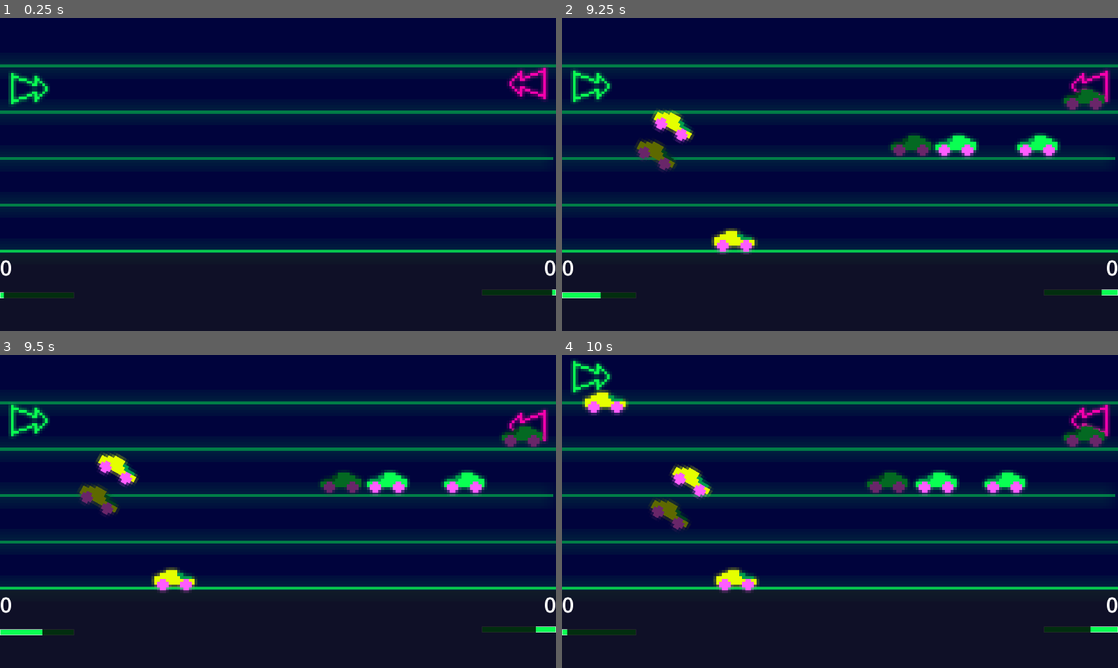
Above: before the commit, frames 1-4 (two rows, left to right).
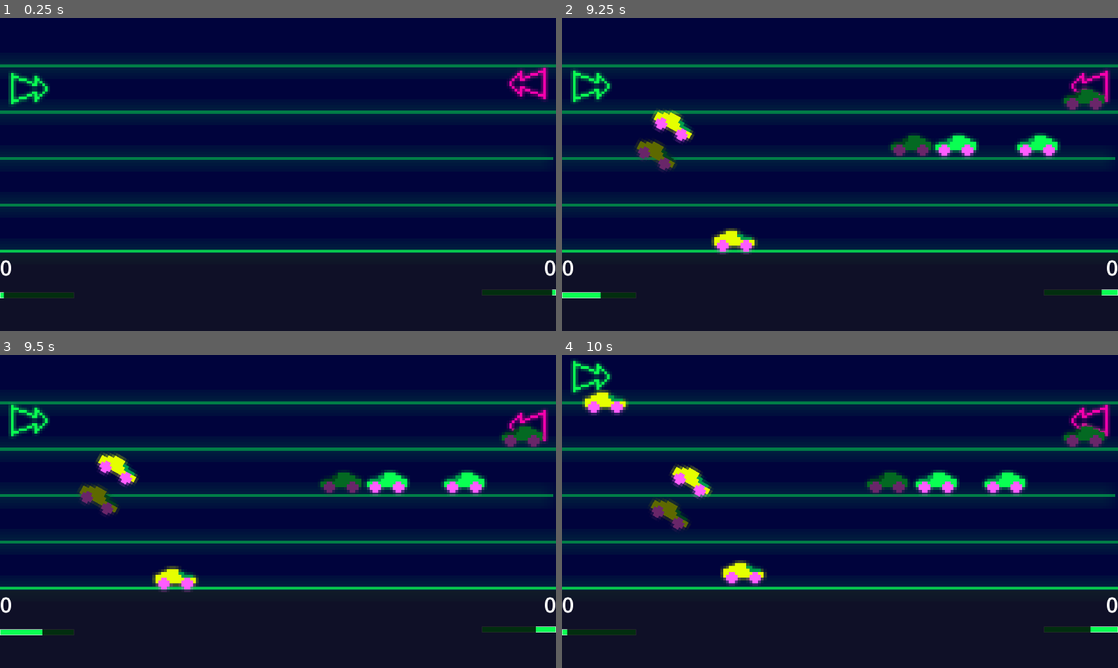
Above: after the commit, the same moments.

Repository: Neppord/battery-pact
Game: Godot game, scene res://main.tscn
Same seed, same stepped clock (60 frames per second), same inputs: the game is played once before the commit and once after it.
Inputs:
- Up to frame 1 (0.25 s): no input
- Up to frame 2 (9.25 s): tap Enter (player_2_spawn) at 0.5, 2.1, 5.1, 8.1 s; hold W (player_1_up) 0.53-1.28 s; tap Space (player_1_spawn) at 0.6, 3.6, 6.6 s; hold S (player_1_down) 1.28-2.03 s; tap Down (player_2_down) at 1.35, 4.35, 7.35 s; hold W (player_1_up) 2.03-3.53 s; tap Up (player_2_up) at 2.85, 5.85, 8.85 s; hold S (player_1_down) 3.53-5.78 s; hold W (player_1_up) 5.78-8.03 s; hold S (player_1_down) from 8.03 s (still down)
- Up to frame 3 (9.5 s): keep holding S (player_1_down)
- Up to frame 4 (10 s): release S (player_1_down) at 9.53 s; hold W (player_1_up) from 9.53 s (still down); tap Space (player_1_spawn) at 9.6 s

Frames 1-2 are identical in both runs. In frame 3, 0.2% of the frame differs, in the area x 27-36%, y 67-76%; in frame 4, 0.7%, in the area x 27-37%, y 65-76%.

Commit message:
Make yellow toys bounce off walls
Co-authored-by: Karl Wängberg <karlwangberg@gmail.com>

Diff:
--- a/main.tscn
+++ b/main.tscn
@@ -226,7 +226,7 @@
 position = Vector2(2518, 534.5)
 shape = SubResource("RectangleShape2D_kek77")
 
-[node name="TopWall" type="StaticBody2D" parent="." unique_id=901816505]
+[node name="TopWall" type="StaticBody2D" parent="." unique_id=901816505 groups=["wall"]]
 collision_layer = 3
 collision_mask = 3
 
@@ -234,7 +234,7 @@
 position = Vector2(960, -21)
 shape = SubResource("WorldBoundaryShape2D_kek77")
 
-[node name="BottomWall" type="StaticBody2D" parent="." unique_id=1579244124]
+[node name="BottomWall" type="StaticBody2D" parent="." unique_id=1579244124 groups=["wall"]]
 
 [node name="CollisionShape2D" type="CollisionShape2D" parent="BottomWall" unique_id=1833608855]
 position = Vector2(979, 811)
--- a/toy2.gd
+++ b/toy2.gd
@@ -25,5 +25,7 @@
 
 
 func _on_body_entered(body: Node) -> void:
+    if body.is_in_group("wall"):
+        direction *= Vector2(1,-1)
     if !sfx_player.is_playing():
         sfx_player.play() # Replace with function body.
Not shown, changed: TODO.md
